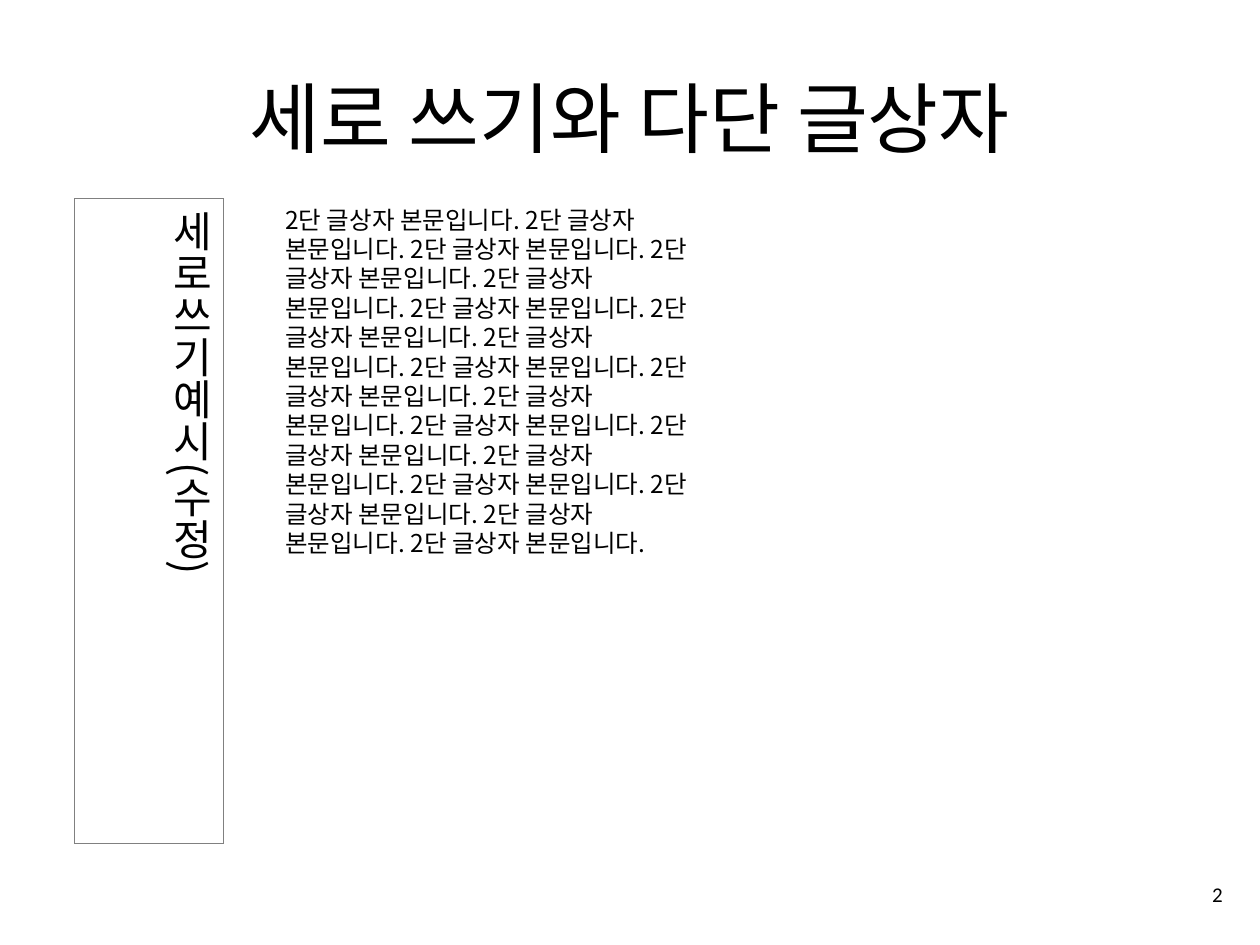
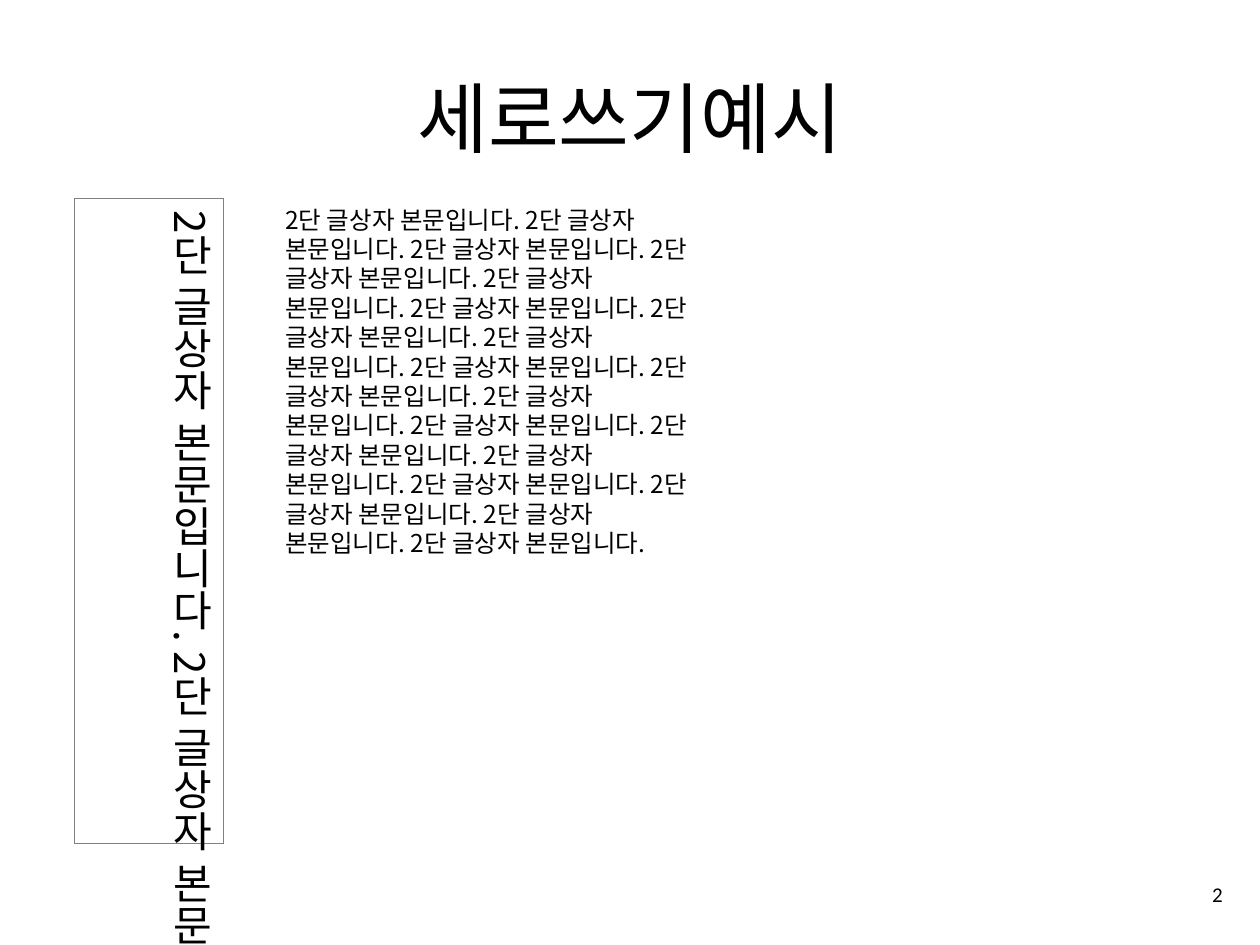
Before and after one commit to unrimit7/MyMemo-App, a slide deck: slide 2 of docs/office-upgrade/out/PPT_B_교육자료_원본_수정저장결과.pptx. Drawn at 1260x945 pixels with LibreOffice and Linux fonts; fonts in the diff are those of the drawing. Boxes give left, top, right and bottom in pixels: in the first picture for what was removed or moved away, otherwise in the second. Text is boxed around its words. In the diff, an @@ line names an element or a change of style, - is before the commit and + after.

```diff
--- a/docs/office-upgrade/out/PPT_B_교육자료_원본_수정저장결과.pptx
+++ b/docs/office-upgrade/out/PPT_B_교육자료_원본_수정저장결과.pptx
@@ title at (417,83,842,153): text changed @@
-세로 쓰기와 다단 글상자
+세로쓰기예시
@@ text in rectangle at (174,208,645,636): text changed @@
-세로쓰기예시(수정)
+2단 글상자 본문입니다. 2단 글상자 본문입니다. 2단 글상자 본문입니다. 2단 글상자 본문입니다. 2단 글상자 본문입니다. 2단 글상자 본문입니다. 2단 글상자 본문입니다. 2단 글상자 본문입니다. 2단 글상자 본문입니다. 2단 글상자 본문입니다. 2단 글상자 본문입니다. 2단 글상자 본문입니다. 2단 글상자 본문입니다. 2단 글상자 본문입니다. 2단 글상자 본문입니다. 2단 글상자 본문입니다. 2단 글상자 본문입니다. 2단 글상자 본문입니다.
```
Also in this commit, not shown: 3 other slides changed, 44 other files.
